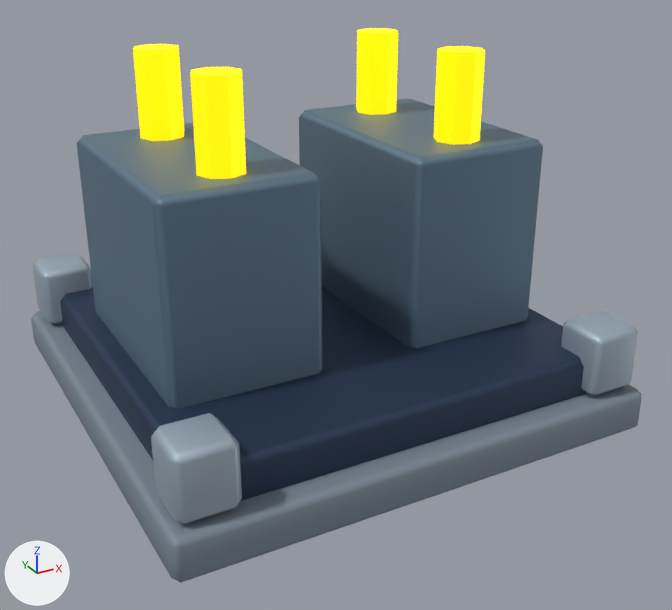
Renders of the glTF model assets/models/substation.glb from each side of a commit.
Rendered twice from a 50 mm lens placed at (-2.18, -4.26, 2.6), pointed at (0.05, -0.21, 0.57). The axes (+X, +Y, +Z) are drawn at lower left. The lights are the same throughout. The older version comes first.

In view in the first picture: 'Corner lock', 'Corner lock.001', 'Corner lock.003', 'Foundation', 'Insulator', 'Insulator.001', 'Insulator.002', 'Insulator.003', 'Transformer', 'Transformer.001', 'Undercarriage'.
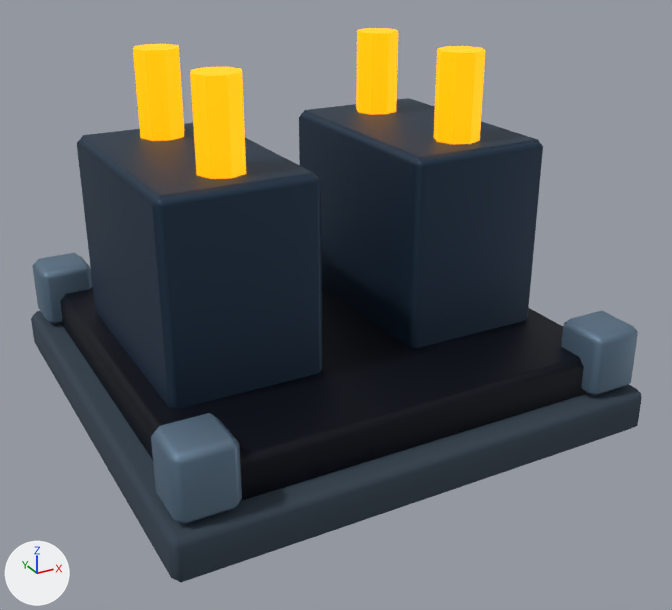
Location of each change, [x1, y1, x2, y2] in pixels of the pictures (672 x 610 px):
'Transformer', recoloured (blue to dark blue): [77, 123, 322, 409] in both
'Transformer.001', recoloured (blue to dark blue): [299, 98, 543, 348] in both
'Undercarriage', recoloured (dark blue to black): [60, 286, 587, 501] in both
'Foundation', recoloured (greyish blue to dark blue): [31, 311, 641, 582] in both
'Corner lock.001', recoloured (darker): [151, 413, 242, 524] in both
'Insulator.001', recoloured: [190, 67, 246, 179] in both
'Insulator.003', recoloured: [433, 46, 485, 144] in both
'Corner lock.003', recoloured (darker): [561, 311, 638, 396] in both
'Insulator', recoloured: [133, 44, 184, 141] in both
'Insulator.002', recoloured: [356, 28, 398, 115] in both
'Corner lock', recoloured (darker): [32, 253, 93, 325] in both

Edits to the bpy script that builds the scene:
```text
Change mat_concrete:
    mat_concrete.base_color: (0.204, 0.263, 0.318) -> (0.0343, 0.0561, 0.0823)  # greyish blue #7d8c99 -> dark blue #344351
Change mat_dark:
    mat_dark.base_color: (0.0314, 0.0588, 0.114) -> (0.00243, 0.00478, 0.0123)  # dark blue #32455f -> black #080f1d
Change mat_edge:
    mat_edge.base_color: (0.412, 0.51, 0.596) -> (0.141, 0.223, 0.314)  # light grey #acbdcb -> blue #698298
Change mat_armor:
    mat_armor.base_color: (0.149, 0.235, 0.322) -> (0.0194, 0.0452, 0.0844)  # blue #6c859a -> dark blue #263c52
Change mat_amber:
    mat_amber.emission_color: (1.0, 0.667, 0.0) -> (1.0, 0.402, 0.0)  # yellow #ffd500 -> orange #ffaa00
```
